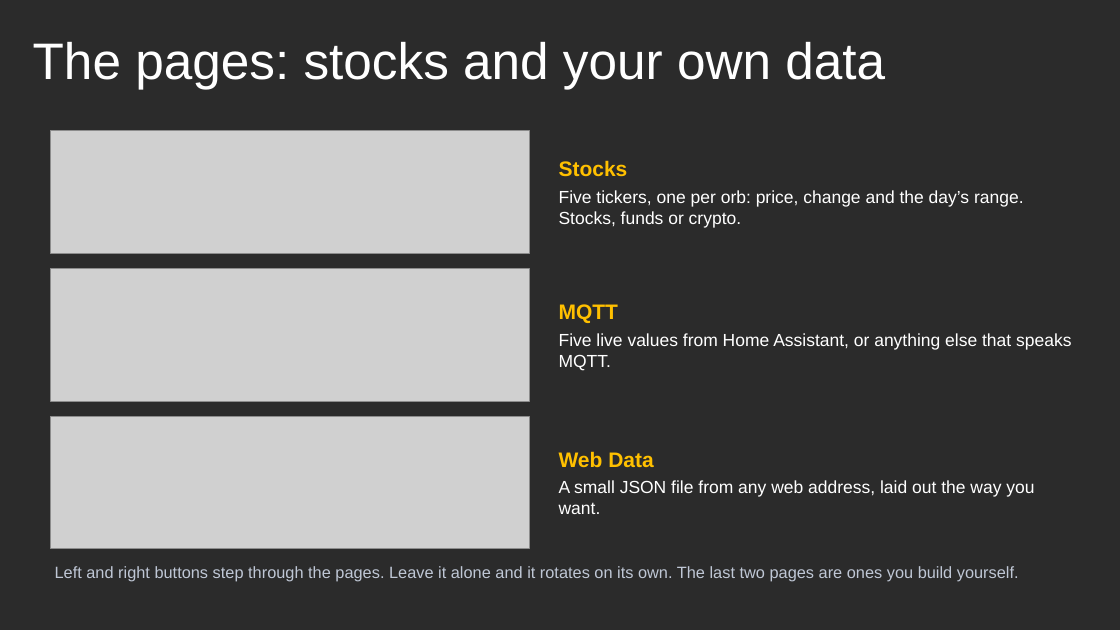
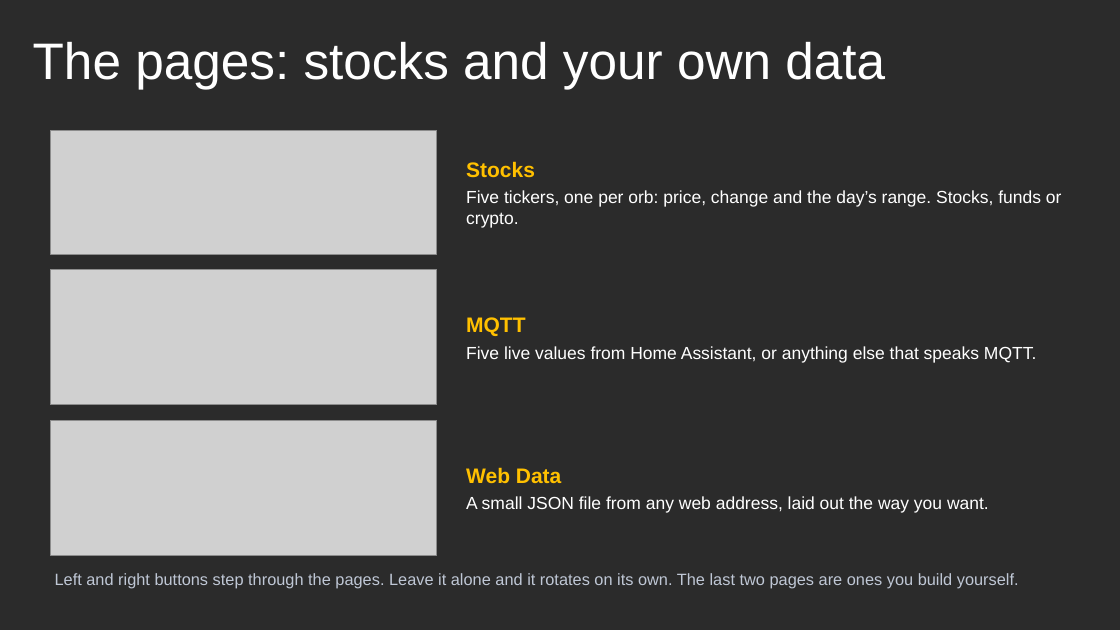
Before and after one commit to scottdube/hot-info-orbs, a slide deck: slide 5 of docs/presentation/HOT-Info-Orbs-Small-Computers-2026-10-27.pptx. Drawn at 1120x630 pixels with LibreOffice and Linux fonts; fonts in the diff are those of the drawing; grey boxes stand for pictures; background and template pictures are left out; a plain dark background stands for a picture behind light text. Boxes give left, top, right and bottom in pixels: in the first picture for what was removed or moved away, otherwise in the second. Text is boxed around its words. In the diff, an @@ line names an element or a change of style, - is before the commit and + after.

```diff
--- a/docs/presentation/HOT-Info-Orbs-Small-Computers-2026-10-27.pptx
+++ b/docs/presentation/HOT-Info-Orbs-Small-Computers-2026-10-27.pptx
@@ picture: place and size @@
-picture at (50, 130, 529, 254)
+picture at (50, 130, 437, 255)
@@ text "Stocks" rewrapped from (559, 160, 1024, 228) to (466, 161, 1062, 228) @@
@@ picture: place and size @@
-picture at (50, 269, 529, 402)
+picture at (50, 270, 437, 405)
@@ text "MQTT" rewrapped from (559, 304, 1071, 371) to (466, 317, 1036, 363) @@
@@ picture: place and size @@
-picture at (50, 416, 529, 549)
+picture at (50, 420, 437, 555)
@@ text "Web Data" rewrapped from (559, 451, 1034, 514) to (466, 467, 989, 513) @@
@@ text "Left and right buttons step ...": place and size @@
-text "Left and right buttons step ..." at (55, 566, 1019, 582)
+text "Left and right buttons step ..." at (55, 573, 1019, 588)
```
Also in this commit, not shown: 4 other slides changed, 13 other files.
